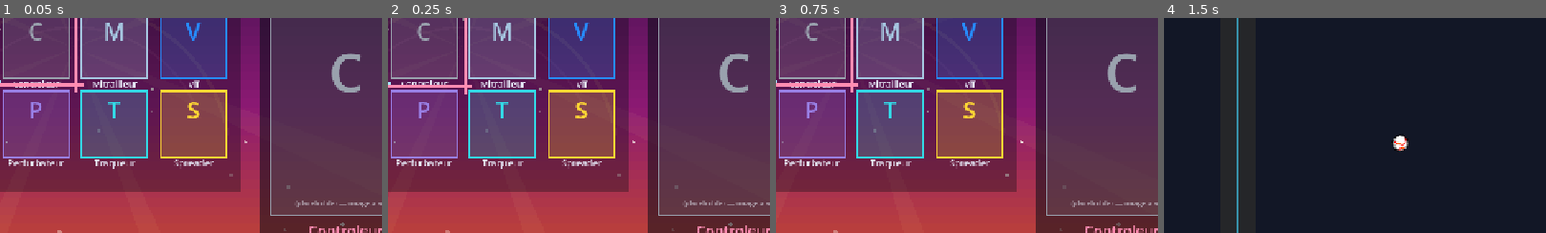
Above: before the commit, frames 1-4 (left to right).
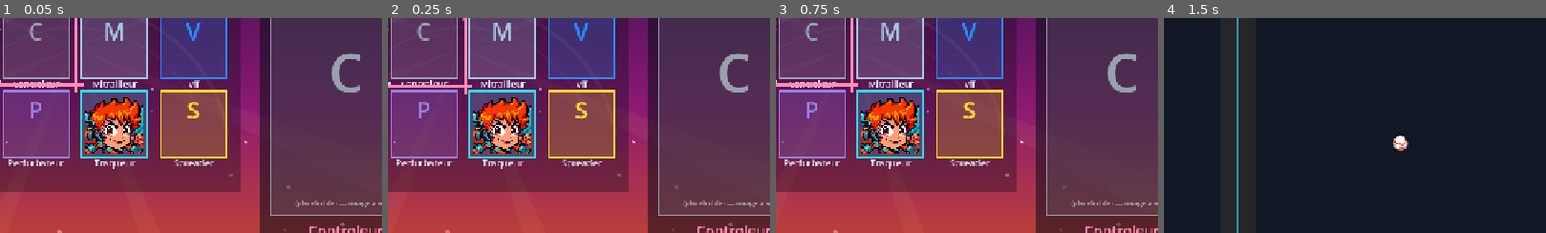
Above: after the commit, the same moments.

Repository: Shakkam/seek_destroy_reflect
Game: Godot game, scene res://scenes/CharacterSelect.tscn
The game is run twice, just before and just after one commit, with the same random seed, the same clock (stepped at 60 frames per second) and the same inputs. This scene is started directly instead of the project's main scene.
Inputs (mouse positions are % of the whole screen's width and height, from its top left):
- Up to frame 1 (0.05 s): no input
- Up to frame 2 (0.25 s): no input
- Up to frame 3 (0.75 s): tap Enter at 0.5 s; move the mouse to (72, 45) at 0.52 s; hold Right from 0.53 s (still down); hold Enter from 0.53 s (still down); click (72, 45) at 0.67 s
- Up to frame 4 (1.5 s): tap Space at 0.77 s; move the mouse to (30, 55) at 1.27 s; release Right at 1.28 s; release Enter at 1.28 s; hold Down from 1.28 s (still down); tap T at 1.35 s
The pictures show only the part of the screen within x 40-90%, y 29-79%; the shares and areas given below are measured in that part.

The runs differ from the first frame. In frame 1, 3.5% of the frame differs, in the area x 22-38%, y 36-64%; in frame 2, 3.5%; in frame 3, 3.5%; in frame 4, nothing differs.

Commit message:
Character-select: wire in Traqueur's real portrait/full-body art
Camil: "je t'ai rajoute traqueur et traqueur-head" - same drill as
Lourd, already exactly at target dimensions (128x128 portrait, 256x384
full) and background-removed. Added as 'missiles' (Traqueur's character
id) to PORTRAIT_TEXTURES/FULL_TEXTURES in character_select_node.gd - no
other code changes needed, the lookup-table pattern from Lourd's
integration just takes a second entry.

Verified: campaign_setup_check.tscn all PASS, smoke_test.gd 0 failures,
scene boots clean headless with the new textures imported.

Co-Authored-By: Claude Sonnet 5 <noreply@anthropic.com>

Diff:
--- a/godot_project/nodes/character_select_node.gd
+++ b/godot_project/nodes/character_select_node.gd
@@ -69,9 +69,11 @@
 # never a code change beyond this table.
 const PORTRAIT_TEXTURES := {
 	"lourd": preload("res://assets/art/characters/lourd/portrait.png"),
+	"missiles": preload("res://assets/art/characters/missiles/portrait.png"), # Traqueur
 }
 const FULL_TEXTURES := {
 	"lourd": preload("res://assets/art/characters/lourd/full.png"),
+	"missiles": preload("res://assets/art/characters/missiles/full.png"), # Traqueur
 }
 
 @onready var p1_name_label: Label = $P1Name
Binary file added: godot_project/assets/art/characters/missiles/full.png
Not shown, added: godot_project/assets/art/characters/missiles/full.png.import
Binary file added: godot_project/assets/art/characters/missiles/portrait.png
Not shown, added: godot_project/assets/art/characters/missiles/portrait.png.import
